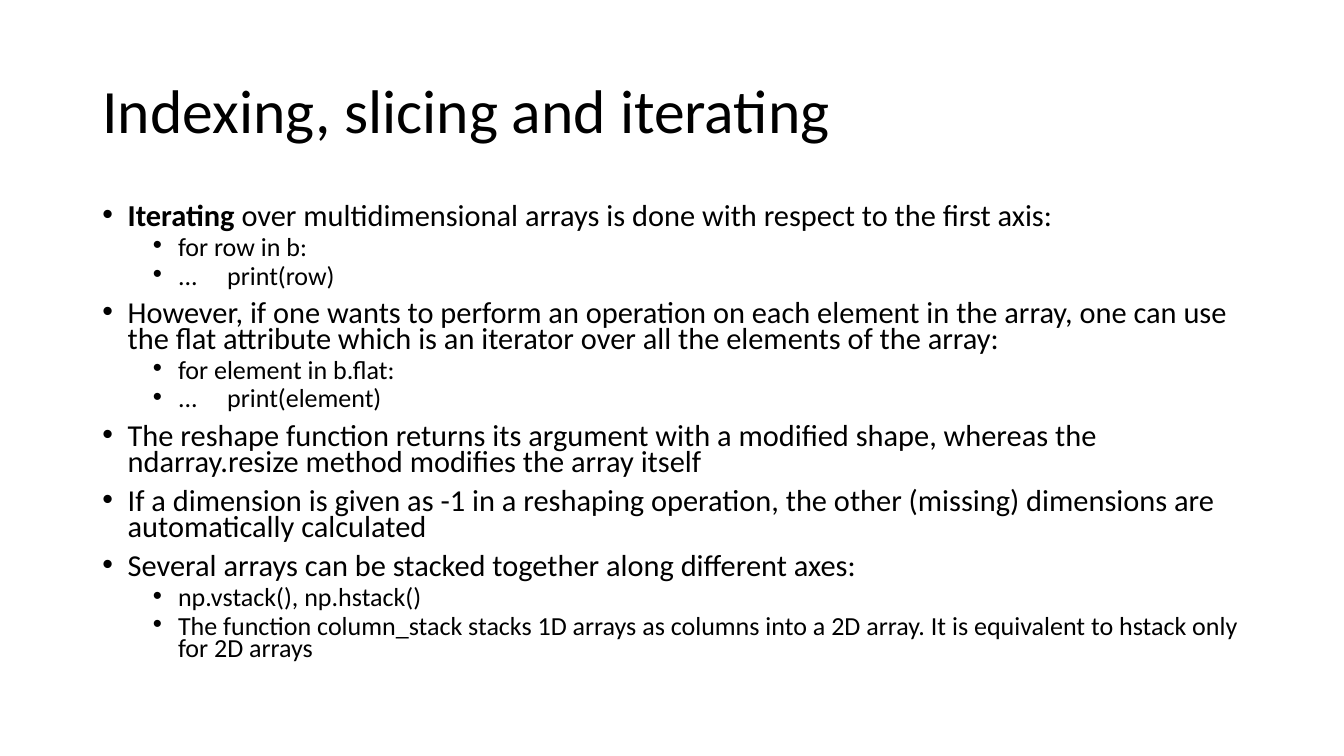
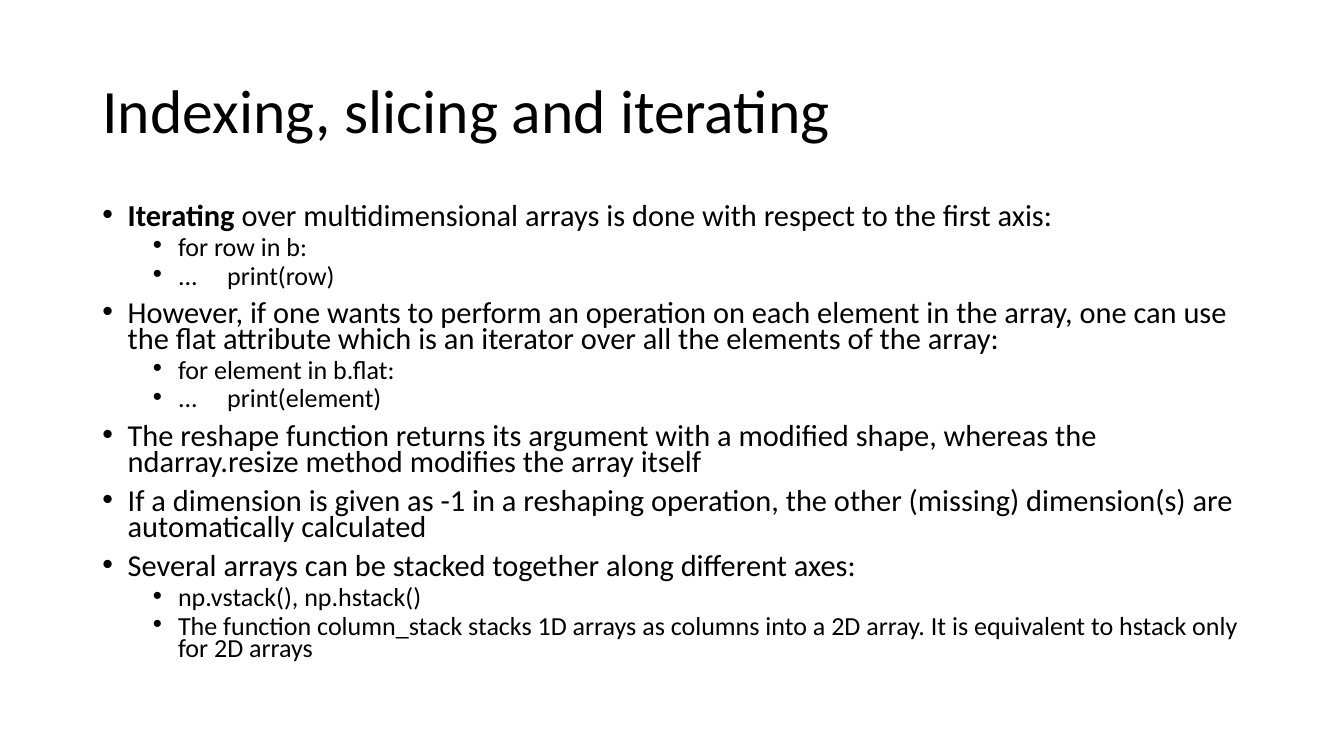
Before and after one commit to FranzGH/IoT_ML, a slide deck: slide 10 of Numpy.pptx. Drawn at 1344x756 pixels with LibreOffice and Linux fonts; fonts in the diff are those of the drawing. Boxes give left, top, right and bottom in pixels: in the first picture for what was removed or moved away, otherwise in the second. Text is boxed around its words. In the diff, an @@ line names an element or a change of style, - is before the commit and + after.

```diff
--- a/Numpy.pptx
+++ b/Numpy.pptx
@@ text at (x1=128, y1=489, x2=1233, y2=542): text changed @@
-• If a dimension is given as -1 in a reshaping operation, the other (missing) dimensions are automatically calculated
+• If a dimension is given as -1 in a reshaping operation, the other (missing) dimension(s) are automatically calculated
```
Also in this commit, not shown: 6 other slides changed, 18 other files.
